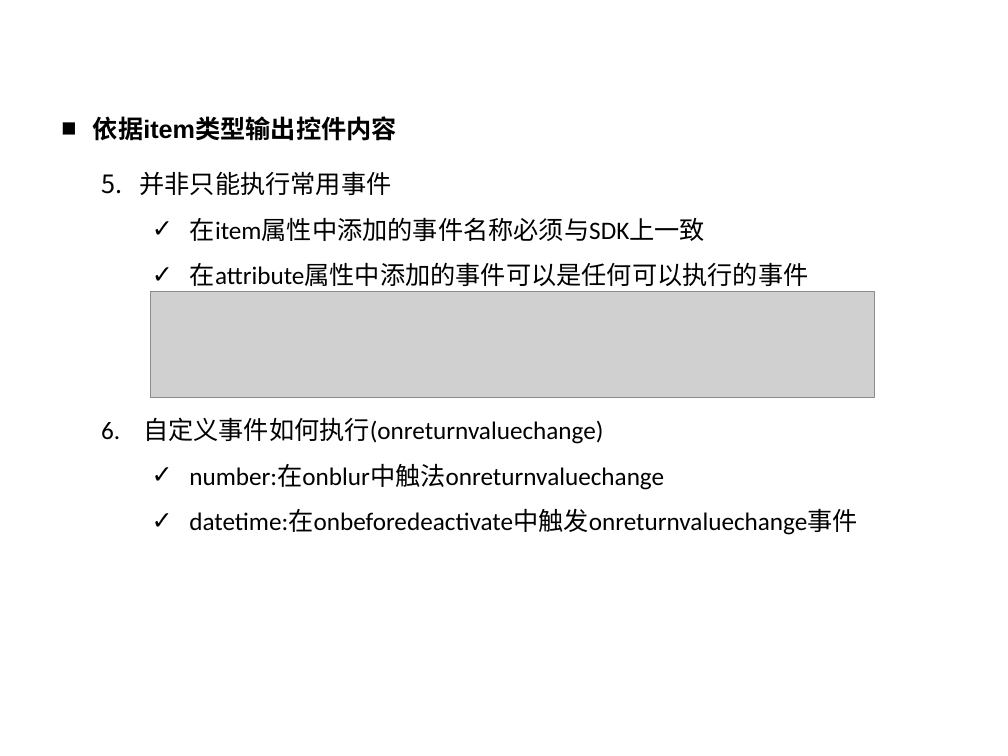
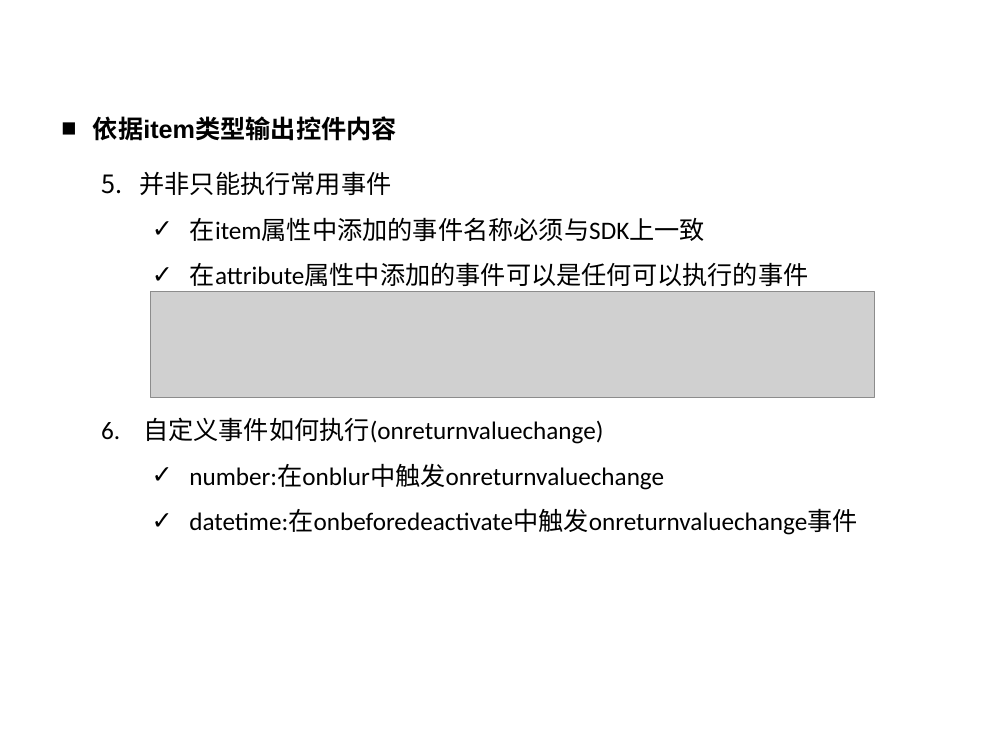
Before and after one commit to cwzyj157/Document, a slide deck: slide 10 of 技术分享/讲解AppForm.pptx. Drawn at 1008x756 pixels with LibreOffice and Linux fonts; fonts in the diff are those of the drawing; grey boxes stand for pictures; background and template pictures are left out. Boxes give left, top, right and bottom in pixels: in the first picture for what was removed or moved away, otherwise in the second. Text is boxed around its words. In the diff, an @@ line names an element or a change of style, - is before the commit and + after.

```diff
--- a/技术分享/讲解AppForm.pptx
+++ b/技术分享/讲解AppForm.pptx
@@ text at <box>189,464,664,490</box>: text changed @@
-  ✓ number:在onblur中触法onreturnvaluechange
+  ✓ number:在onblur中触发onreturnvaluechange
```
Also in this commit, not shown: 9 other slides changed, 9 slides added, 1 slide removed, 2 other files.
